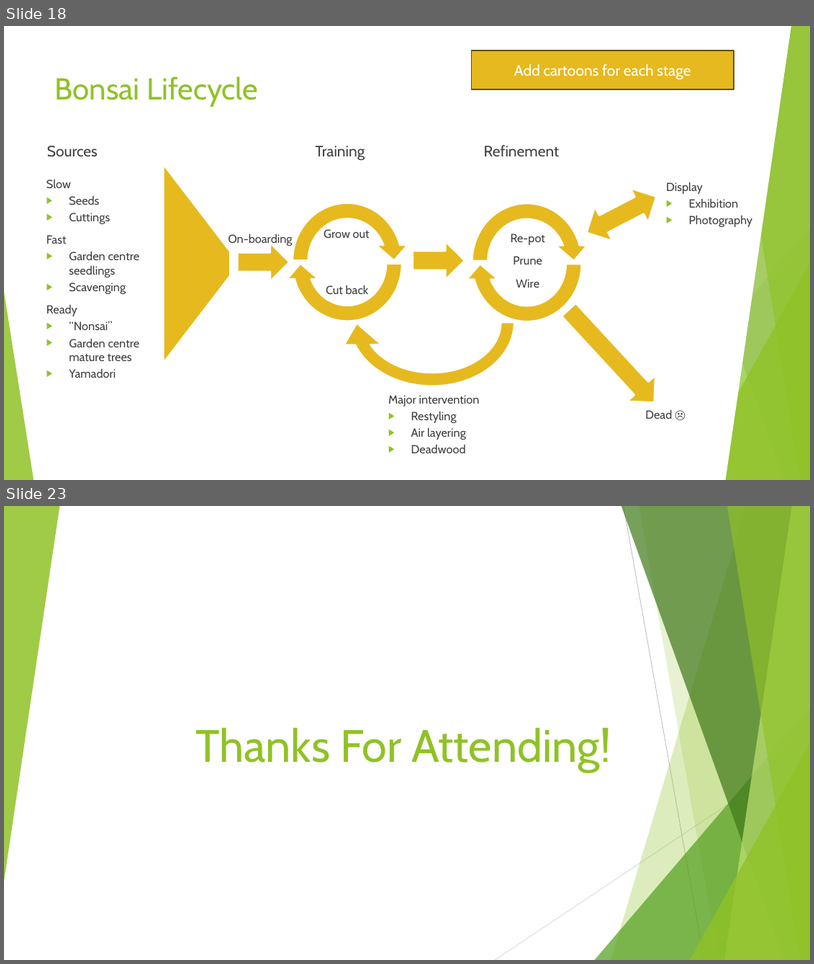
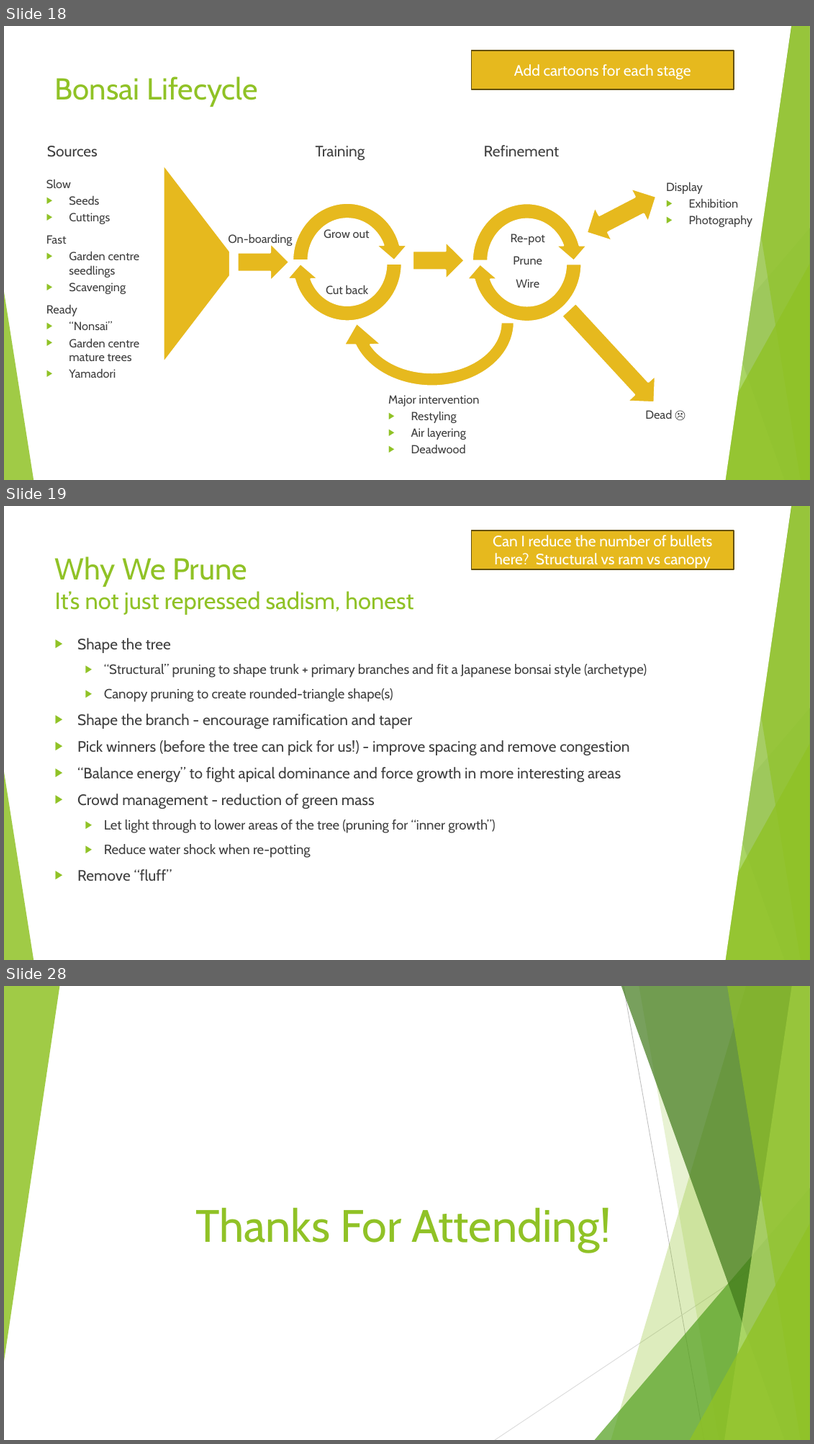
Before and after one commit to AlexLabram/Bonsai, a slide deck: Courseware/Bonsai On A Budget (running).pptx. Shown one above the other, each under a label of ours: slides 18 and 23 before the commit, slides 18, 19 and 28 after it; the slides between them are not shown. The pictures are 814x964 and 814x1444 pixels, drawn with LibreOffice and Linux fonts; fonts in the diff are those of the drawing. Boxes give left, top, right and bottom in pixels: in the first picture for what was removed or moved away, otherwise in the second. Text is boxed around its words. In the diff, an @@ line names an element or a change of style, - is before the commit and + after.

Commit message:
Integrated changes from 3-eve and 2-day series
Needs further work to form a single compelling narrative, esp. around pruning

```diff
--- a/Courseware/Bonsai On A Budget (running).pptx
+++ b/Courseware/Bonsai On A Budget (running).pptx
@@ slide 19 added at (4,506,810,960), background #FFFFFF; not listed: 10 template elements that a slide beside it also shows @@
@@ parallelogram added at (456,506,791,960), fill #FFFFFF, outline #FFFFFF 1.5 pt @@
@@ rectangle added at (471,530,734,569), fill #E6B91E, outline #65510D 1.5 pt, 18 pt, text #FFFFFF @@
+Can I reduce the number of bullets here? Structural vs ram vs canopy
@@ title added at (55,556,414,615), 28 pt, text #90C226 @@
+Why We Prune
+It’s not just repressed sadism, honest
@@ text added at (77,638,647,880), 18 pt, text #404040 @@
+▶ Shape the tree
+  ▶ “Structural” pruning to shape trunk + primary branches and fit a Japanese bonsai style (archetype)
+  ▶ Canopy pruning to create rounded-triangle shape(s)
+▶ Shape the branch - encourage ramification and taper
+▶ Pick winners (before the tree can pick for us!) - improve spacing and remove congestion
+▶ “Balance energy” to fight apical dominance and force growth in more interesting areas
+▶ Crowd management - reduction of green mass
+  ▶ Let light through to lower areas of the tree (pruning for “inner growth”)
+  ▶ Reduce water shock when re-potting
+▶ Remove “fluff”
@@ what was slide 23 is now slide 28 @@
```
Also in this commit, not shown: 7 slides changed, 7 other slides added, 2 slides removed.
